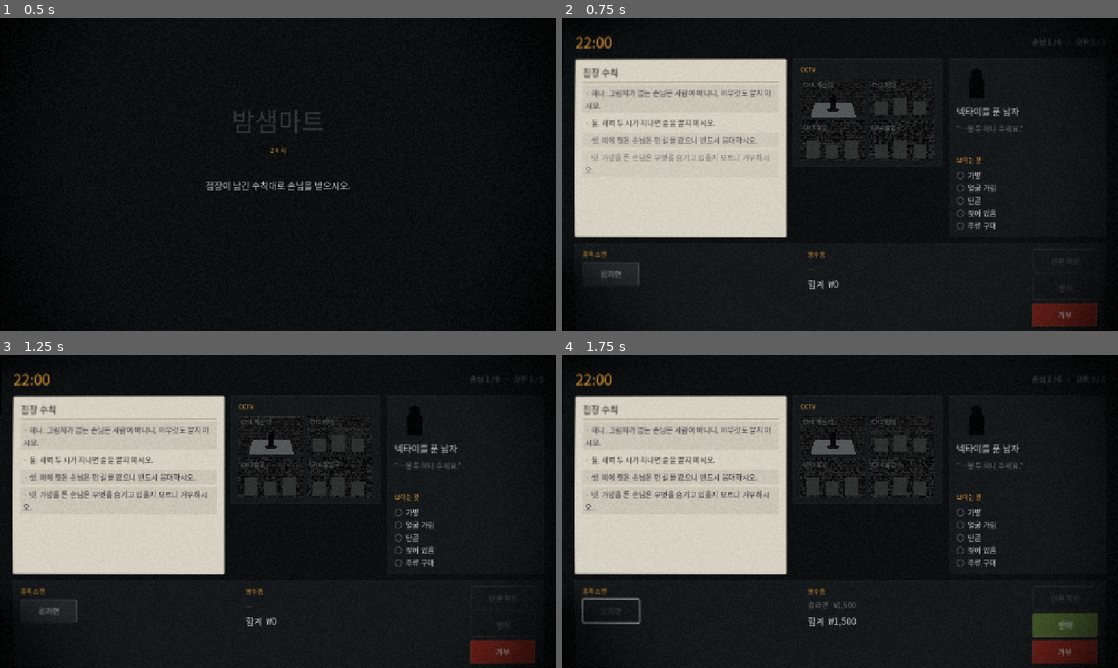
Above: before the commit, frames 1-4 (two rows, left to right).
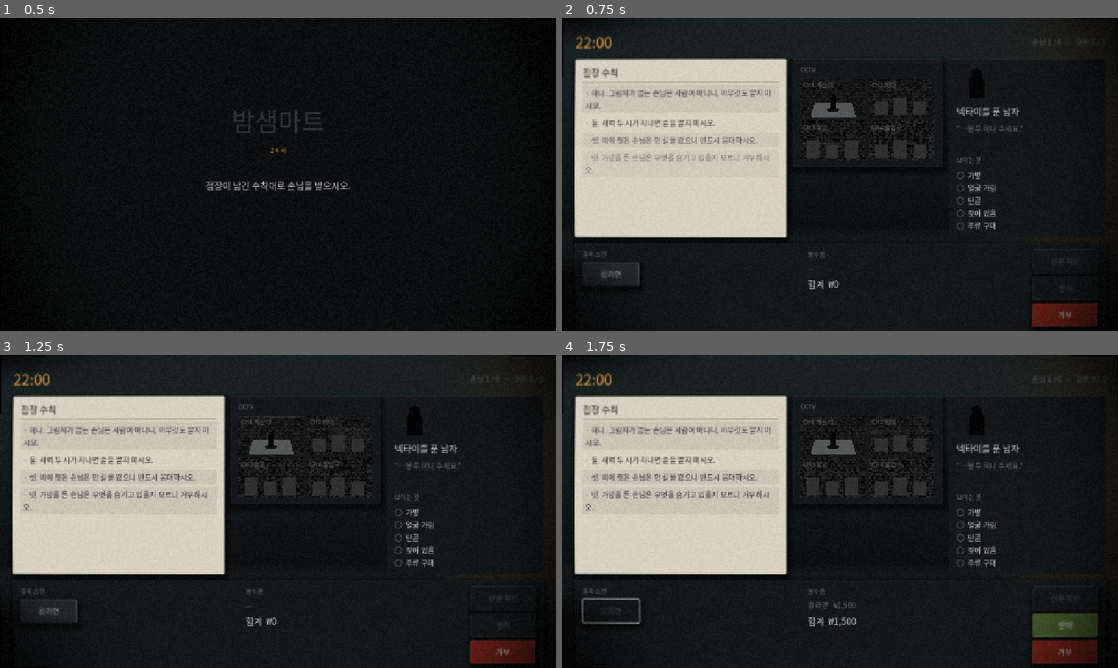
Above: after the commit, the same moments.

Repository: tjgksmf1012/GameProject1
Game: Godot game, scene res://main/title_screen.tscn
Two runs of this game, one before a commit and one after it. Both use one fixed random seed, a clock stepped at 60 frames per second and the inputs below.
Inputs (mouse positions are in pixels of both pictures, inside the frame that each line leads up to):
- Up to frame 1 (0.5 s): no input
- Up to frame 2 (0.75 s): tap Enter at 0.5 s; move the mouse to (962, 158) at 0.52 s; click (962, 158) at 0.67 s
- Up to frame 3 (1.25 s): tap Space at 0.77 s
- Up to frame 4 (1.75 s): click "컵라면" at 1.25 s

Frame 1 is identical in both runs. In frame 2, 0.1% of the frame differs, in the area x 3-76%, y 15-77%; in frame 3, 0.1%; in frame 4, 0.1%.

Commit message:
배경을 단색에서 광원으로 바꾸고, 강조색을 회수한다
화면이 호러 게임이 아니라 관리자 대시보드로 보였다. 실측한 이유 셋:
  · 회색 둥근 패널 넷이 같은 스타일·같은 간격으로 나란히 — 위계가 없다
  · 배경이 단색 #0d0f10 — 어두운 게 아니라 **비어 있어** 보인다
  · 강조색이 여섯 파일 열 곳에 있었다. 그러면 그건 강조가 아니라 테마색이다

**shaders/room.gdshader** — 색을 역할이 아니라 **광원**으로 나눈다.
천장 형광등(초록 섞인 청록)에서 바닥으로 떨어지고, 카운터 상판에서 값이 한 번 꺾이고,
오른쪽 가장자리에만 창밖 나트륨등이 스민다. 긴장이 오르면 실내가 더 초록으로 간다 —
형광등이 죽어갈 때의 색이고 아무도 이걸 멋있다고 읽지 않는다. 그게 목적이다.

빈 자리가 「아직 안 만든 곳」에서 「깊이」로 바뀐다. 같은 여백인데 읽히는 게 다르다.

**여기에 클립보드를 밝히는 빛은 넣지 않았다.** 종이는 불투명해서 이 셰이더가 닿지
않고, 닿게 만들면 그 순간 매끄러운 휘도 기울기가 단서 위에 얹힌다 — 방금 고친 그 버그다.
종이가 따뜻해 보이는 것은 **주변을 차갑게 해서** 얻는다(동시대비). 종이는 안 건드린다.
탐침으로 확인했다: 위치 편차 0.31%, 단서 대비 4.11%.

**패널 그림자** — `StyleBoxFlat.shadow_*` 세 줄. 그림자 없는 사각형은 화면에 그려진
영역이고, 그림자가 있으면 무언가가 놓여 있는 것이다. 세 줄로 살 수 있는 것 중 이만한 게 없다.

**강조색 회수** — 열 곳 → 세 곳. 남은 자리는 시계, 손님의 재촉, 결과 문구뿐이다.
구획 이름표(CCTV·보이는 것·품목 스캔·영수증)는 새 `SECTION` 색으로 내렸다.
이제 화면에서 눈을 끄는 주황은 시계 하나다.

검사 12,006개 통과 · 종이 탐침 통과 · 배치 검사 통과 (바닥 692 ≤ 720).

Co-Authored-By: Claude Opus 5 <noreply@anthropic.com>
Claude-Session: https://claude.ai/code/session_014F8DT8njh3GETXsoPzJ37U

Diff:
--- a/main/night_screen.gd
+++ b/main/night_screen.gd
@@ -162,6 +162,7 @@
 func _apply_tension() -> void:
 	var tension := _tension()
 	_effects.set_tension(tension)
+	_view.set_tension(tension)
 	_audio.set_tension(tension)
 
 
--- /dev/null
+++ b/shaders/room.gdshader
@@ -0,0 +1,44 @@
+shader_type canvas_item;
+
+// 방. 패널 **뒤**에 깔리는 빛이다.
+//
+// 배경이 단색 `#0d0f10`이던 때, 화면은 어두운 게 아니라 **비어 있어 보였다.**
+// 빈 자리가 "아직 안 만든 곳"으로 읽혔다. 광원이 하나 있으면 같은 빈 자리가 깊이가 된다.
+//
+// 색은 역할이 아니라 **광원**으로 나눈다. 그게 밤 장면이 밤으로 읽히는 이유다:
+//   천장 형광등  — 초록 섞인 청록. 싸구려 관은 546nm에서 튄다
+//   창밖 가로등  — 나트륨 주황. 한쪽 가장자리에만
+//   카운터 상판  — 아래쪽에서 값이 한 번 꺾인다
+//
+// **여기에 클립보드를 밝히는 빛은 넣지 않는다.** 종이는 불투명해서 이 셰이더가 닿지 않고,
+// 닿게 만들면 그 순간 매끄러운 휘도 기울기가 단서 위에 얹힌다 — `crt.gdshader` 주석 참고.
+// 종이가 따뜻해 보이는 것은 **주변을 차갑게 해서** 얻는다(동시대비). 종이는 안 건드린다.
+
+uniform vec3 ceiling : source_color = vec3(0.101, 0.133, 0.141);
+uniform vec3 floor_tone : source_color = vec3(0.031, 0.039, 0.043);
+// 창밖 나트륨등. 글자 위에 얹히지 않도록 가장자리에만, 약하게.
+uniform vec3 sodium : source_color = vec3(0.784, 0.459, 0.165);
+uniform float sodium_strength : hint_range(0.0, 0.4) = 0.13;
+// 카운터 상판이 뒷벽과 만나는 높이.
+uniform float counter_line : hint_range(0.4, 0.95) = 0.68;
+uniform float counter_lift : hint_range(0.0, 0.2) = 0.035;
+uniform float tension : hint_range(0.0, 1.0) = 0.0;
+
+void fragment() {
+	// 천장에서 바닥으로. 형광등은 위에 달려 있다.
+	float drop = smoothstep(0.0, 1.0, UV.y);
+	vec3 col = mix(ceiling, floor_tone, drop);
+
+	// 카운터 상판. 값이 한 번 꺾이면 바닥과 벽이 갈라져 보인다.
+	col += counter_lift * smoothstep(counter_line - 0.02, counter_line + 0.02, UV.y);
+
+	// 창밖 가로등은 오른쪽 가장자리에서만 스며든다. 손님이 서 있는 쪽이다.
+	float edge = smoothstep(0.72, 1.0, UV.x) * (1.0 - smoothstep(0.55, 1.0, UV.y));
+	col = mix(col, sodium, edge * sodium_strength);
+
+	// 긴장이 오르면 실내가 더 초록으로 간다. 형광등이 죽어갈 때의 색이고,
+	// 아무도 이걸 멋있다고 읽지 않는다 — 그게 목적이다.
+	col *= mix(vec3(1.0), vec3(0.90, 1.03, 0.99), tension);
+
+	COLOR = vec4(col, 1.0);
+}
--- a/ui/cctv/cctv_monitor.gd
+++ b/ui/cctv/cctv_monitor.gd
@@ -46,7 +46,7 @@
 	var box := VBoxContainer.new()
 	box.add_theme_constant_override("separation", 8)
 	add_child(box)
-	box.add_child(Palette.make_label(_t("ui.cctv_header"), Palette.SIZE_SMALL, Palette.ACCENT))
+	box.add_child(Palette.make_label(_t("ui.cctv_header"), Palette.SIZE_SMALL, Palette.SECTION))
 
 	_grid = GridContainer.new()
 	_grid.columns = GRID_COLUMNS
--- a/ui/customer_view.gd
+++ b/ui/customer_view.gd
@@ -53,7 +53,7 @@
 	_pressure = Palette.make_label("", Palette.SIZE_BODY, Palette.ACCENT)
 	_pressure.modulate.a = 0.0
 	_body.add_child(_pressure)
-	_body.add_child(Palette.make_label(_t("ui.observation_header"), Palette.SIZE_SMALL, Palette.ACCENT))
+	_body.add_child(Palette.make_label(_t("ui.observation_header"), Palette.SIZE_SMALL, Palette.SECTION))
 	_traits = VBoxContainer.new()
 	_traits.add_theme_constant_override("separation", 4)
 	_body.add_child(_traits)
--- a/ui/night_view.gd
+++ b/ui/night_view.gd
@@ -11,6 +11,7 @@
 const CctvMonitor := preload("res://ui/cctv/cctv_monitor.gd")
 const PosTerminal := preload("res://ui/pos/pos_terminal.gd")
 const ResultPanel := preload("res://ui/result_panel.gd")
+const ROOM_SHADER := preload("res://shaders/room.gdshader")
 
 ## 720p에서 여백 44는 사치다. 밤 4에서 수칙 9줄 + 긴 단서가 들어오자 세로가 모자랐다.
 const MARGIN := 28
@@ -25,6 +26,7 @@
 var pos: PosTerminal = null
 var result: ResultPanel = null
 var shake_target: Control = null
+var background: ColorRect = null
 
 var _clock: Label = null
 var _status: Label = null
@@ -34,8 +36,12 @@
 	# 앵커는 **트리에 붙인 뒤에** 건다. 붙기 전에 걸면 부모 크기가 0이라 아무 데도 안 늘어난다.
 	set_anchors_and_offsets_preset(Control.PRESET_FULL_RECT)
 
-	var background := ColorRect.new()
+	# 배경은 단색이 아니라 **광원**이다 (shaders/room.gdshader).
+	# 패널 뒤에만 깔린다 — 종이는 불투명해서 닿지 않고, 닿으면 단서가 위험해진다.
+	background = ColorRect.new()
 	background.color = Palette.BG
+	background.material = ShaderMaterial.new()
+	(background.material as ShaderMaterial).shader = ROOM_SHADER
 	add_child(background)
 	background.set_anchors_and_offsets_preset(Control.PRESET_FULL_RECT)
 
@@ -99,6 +105,13 @@
 	pos.custom_minimum_size = Vector2(0, POS_MIN_HEIGHT)
 	pos.set_data(strings, prices)
 	return pos
+
+
+## 방의 조명도 긴장을 탄다. 형광등이 죽어갈수록 실내가 초록으로 간다.
+## `ScreenEffects`가 화면 전체를 맡고, 이건 **패널 뒤**를 맡는다 — 종이에는 닿지 않는다.
+func set_tension(value: float) -> void:
+	if background != null and background.material != null:
+		(background.material as ShaderMaterial).set_shader_parameter("tension", value)
 
 
 func set_header(clock_text: String, status_text: String) -> void:
--- a/ui/pos/pos_terminal.gd
+++ b/ui/pos/pos_terminal.gd
@@ -65,7 +65,7 @@
 	var column := VBoxContainer.new()
 	column.add_theme_constant_override("separation", 8)
 	column.size_flags_horizontal = Control.SIZE_EXPAND_FILL
-	column.add_child(Palette.make_label(_t("ui.scan_header"), Palette.SIZE_SMALL, Palette.ACCENT))
+	column.add_child(Palette.make_label(_t("ui.scan_header"), Palette.SIZE_SMALL, Palette.SECTION))
 	_scan_row = HBoxContainer.new()
 	_scan_row.add_theme_constant_override("separation", 8)
 	column.add_child(_scan_row)
@@ -76,7 +76,7 @@
 	var column := VBoxContainer.new()
 	column.add_theme_constant_override("separation", 8)
 	column.size_flags_horizontal = Control.SIZE_EXPAND_FILL
-	column.add_child(Palette.make_label(_t("ui.receipt_header"), Palette.SIZE_SMALL, Palette.ACCENT))
+	column.add_child(Palette.make_label(_t("ui.receipt_header"), Palette.SIZE_SMALL, Palette.SECTION))
 	_receipt = Palette.make_label("", Palette.SIZE_BODY, Palette.TEXT_DIM)
 	column.add_child(_receipt)
 	_total = Palette.make_label("", Palette.SIZE_HEAD, Palette.TEXT)
--- a/ui/theme_factory.gd
+++ b/ui/theme_factory.gd
@@ -17,7 +17,12 @@
 # 차이가 크면 퍼즐이 죽고 작으면 불공정해진다 — 스크린샷으로 조정할 것 (F-05).
 const INK_MANAGER := Color("23201c")
 const INK_LATER := Color("2b2a33")
+## **강조는 드물어야 강조다.** 예전에는 이 색이 여섯 파일 열 곳에 있었고 —
+## 시계·CCTV·보이는 것·품목 스캔·영수증·재촉·결과 — 그러면 그건 강조가 아니라 테마색이다.
+## 지금 남은 자리는 셋뿐이다: 시계, 손님의 재촉, 결과 문구. 늘리지 말 것.
 const ACCENT := Color("e8a33d")
+## 구획 이름표. 읽히되 눈을 끌지 않는다.
+const SECTION := Color("6f7a7d")
 const DANGER := Color("c0392b")
 const OK := Color("7fa650")
 
@@ -28,6 +33,11 @@
 
 ## 동봉한 폰트. 있으면 무조건 이걸 쓴다 — OS가 뭘 갖고 있든 화면이 같아야 한다.
 const BUNDLED_FONT_PATHS := ["res://fonts/ui.ttf", "res://fonts/ui.otf"]
+
+## 그림자. 위에서 비추는 형광등이므로 아래로 떨어진다.
+const SHADOW_SIZE := 14
+const SHADOW_COLOR := Color(0.0, 0.0, 0.0, 0.55)
+const SHADOW_OFFSET := Vector2(3, 8)
 
 const SIZE_SMALL := 14
 const SIZE_BODY := 17
@@ -68,12 +78,18 @@
 	return false
 
 
+## 패널 하나. **그림자가 물건과 div 를 가른다.**
+## 그림자 없는 사각형은 화면에 그려진 영역이고, 그림자가 있으면 무언가가 놓여 있는 것이다.
+## 세 줄로 살 수 있는 것 중 이만한 게 없다.
 static func panel_style(fill: Color, edge: Color, radius: int = 2) -> StyleBoxFlat:
 	var box := StyleBoxFlat.new()
 	box.bg_color = fill
 	box.border_color = edge
 	box.set_border_width_all(1)
 	box.set_corner_radius_all(radius)
+	box.shadow_size = SHADOW_SIZE
+	box.shadow_color = SHADOW_COLOR
+	box.shadow_offset = SHADOW_OFFSET
 	box.content_margin_left = 18
 	box.content_margin_right = 18
 	box.content_margin_top = 14
